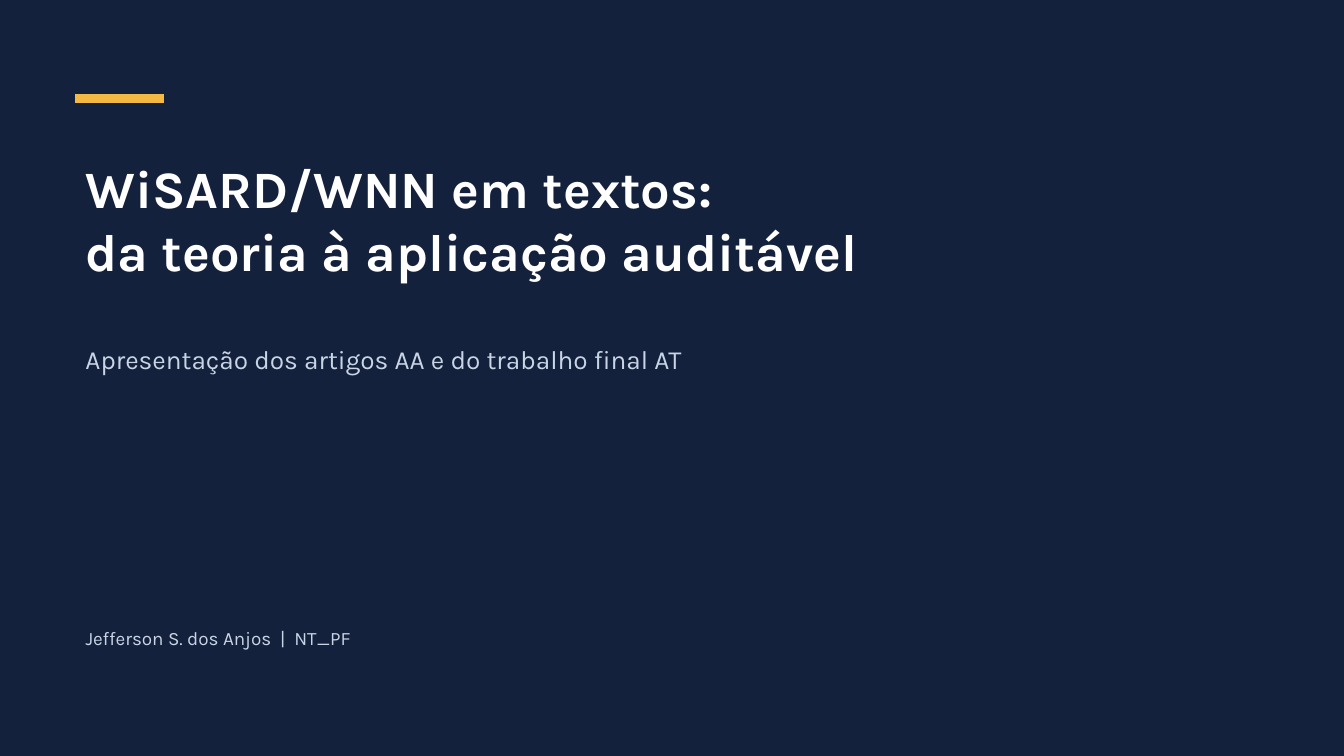
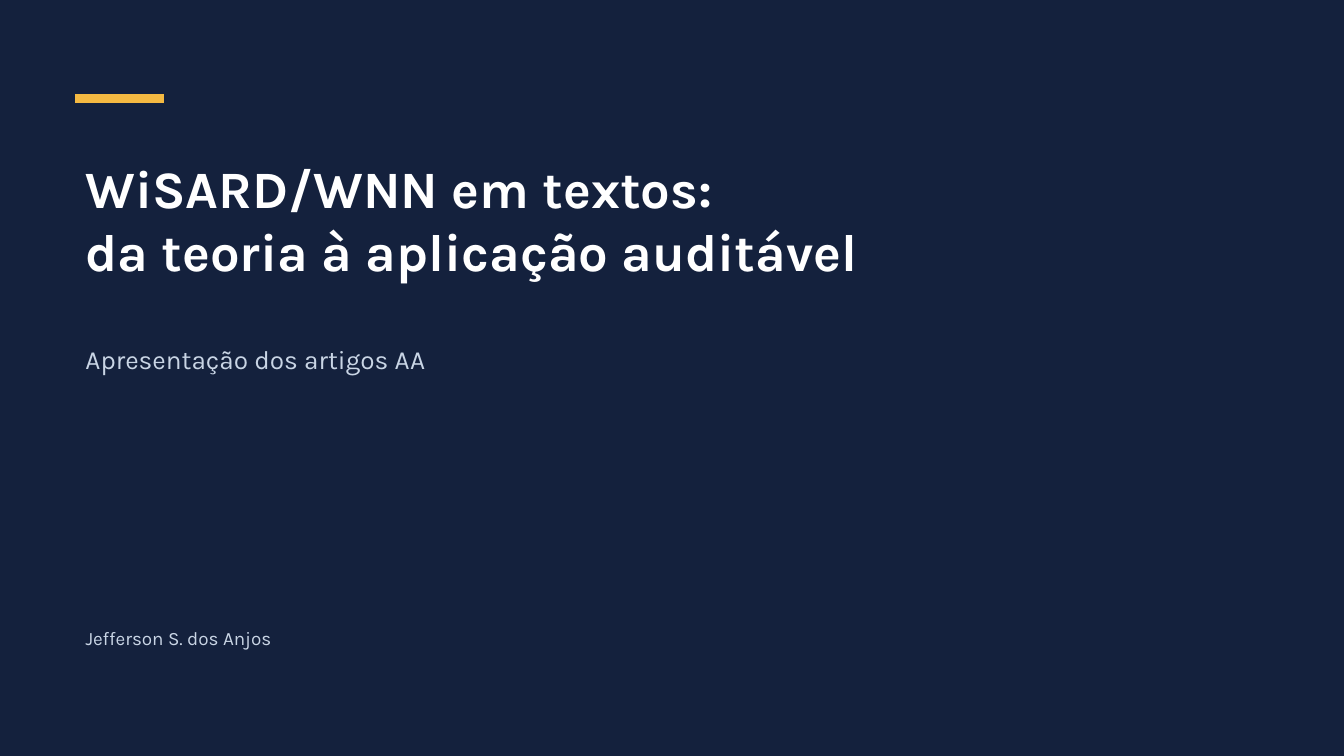
Before and after one commit to 0rakul0/NT_PF, a slide deck: slide 1 of output/apresentacao_wisard_aa_at.pptx. Drawn at 1344x756 pixels with LibreOffice and Linux fonts; fonts in the diff are those of the drawing. Boxes give left, top, right and bottom in pixels: in the first picture for what was removed or moved away, otherwise in the second. Text is boxed around its words. In the diff, an @@ line names an element or a change of style, - is before the commit and + after.

```diff
--- a/output/apresentacao_wisard_aa_at.pptx
+++ b/output/apresentacao_wisard_aa_at.pptx
@@ text at (x1=85, y1=351, x2=426, y2=375): text changed @@
-Apresentação dos artigos AA e do trabalho final AT
+Apresentação dos artigos AA
@@ text at (x1=86, y1=632, x2=271, y2=650): text changed @@
-Jefferson S. dos Anjos | NT_PF
+Jefferson S. dos Anjos
```
Also in this commit, not shown: 2 other slides changed, 1 slide added, 1 other file.
